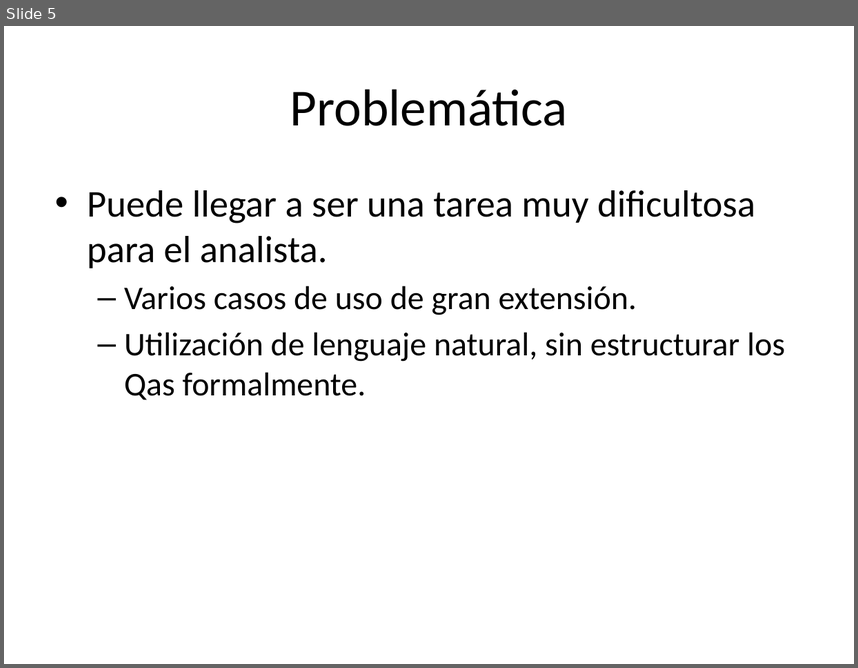
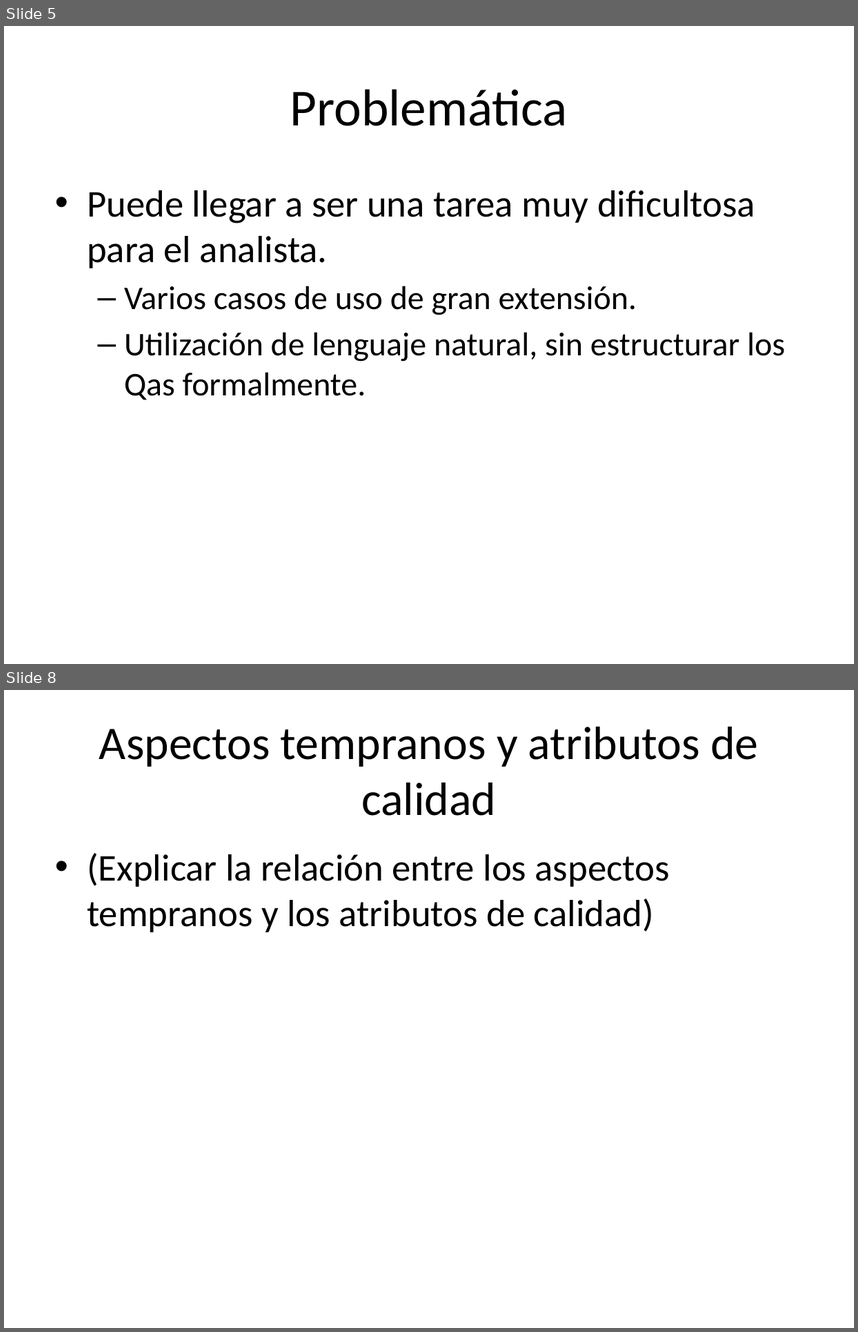
Before and after one commit to alejandrorago/qatesis2, a slide deck: Capitulos Finales/filiminasPeladas.pptx. Shown one above the other, each under a label of ours: slide 5 before the commit, slides 5 and 8 after it; the slides between them are not shown. The pictures are 858x668 and 858x1332 pixels, drawn with LibreOffice and Linux fonts; fonts in the diff are those of the drawing. Boxes give left, top, right and bottom in pixels: in the first picture for what was removed or moved away, otherwise in the second. Text is boxed around its words. In the diff, an @@ line names an element or a change of style, - is before the commit and + after.

```diff
--- a/Capitulos Finales/filiminasPeladas.pptx
+++ b/Capitulos Finales/filiminasPeladas.pptx
@@ slide 8 added at (4,690,854,1328), background #FFFFFF @@
@@ title added at (99,727,758,816), 39.6 pt, text #000000 @@
+Aspectos tempranos y atributos de calidad
@@ text added at (87,853,670,932), 32 pt, text #000000 @@
+• (Explicar la relación entre los aspectos tempranos y los atributos de calidad)
```
Also in this commit, not shown: 1 slide changed, 3 other slides added.
